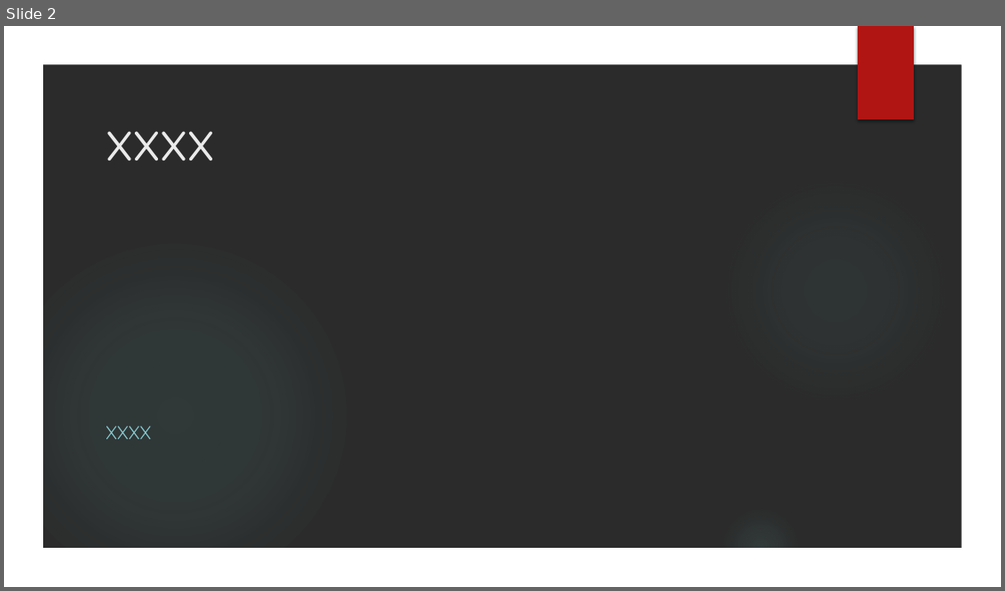
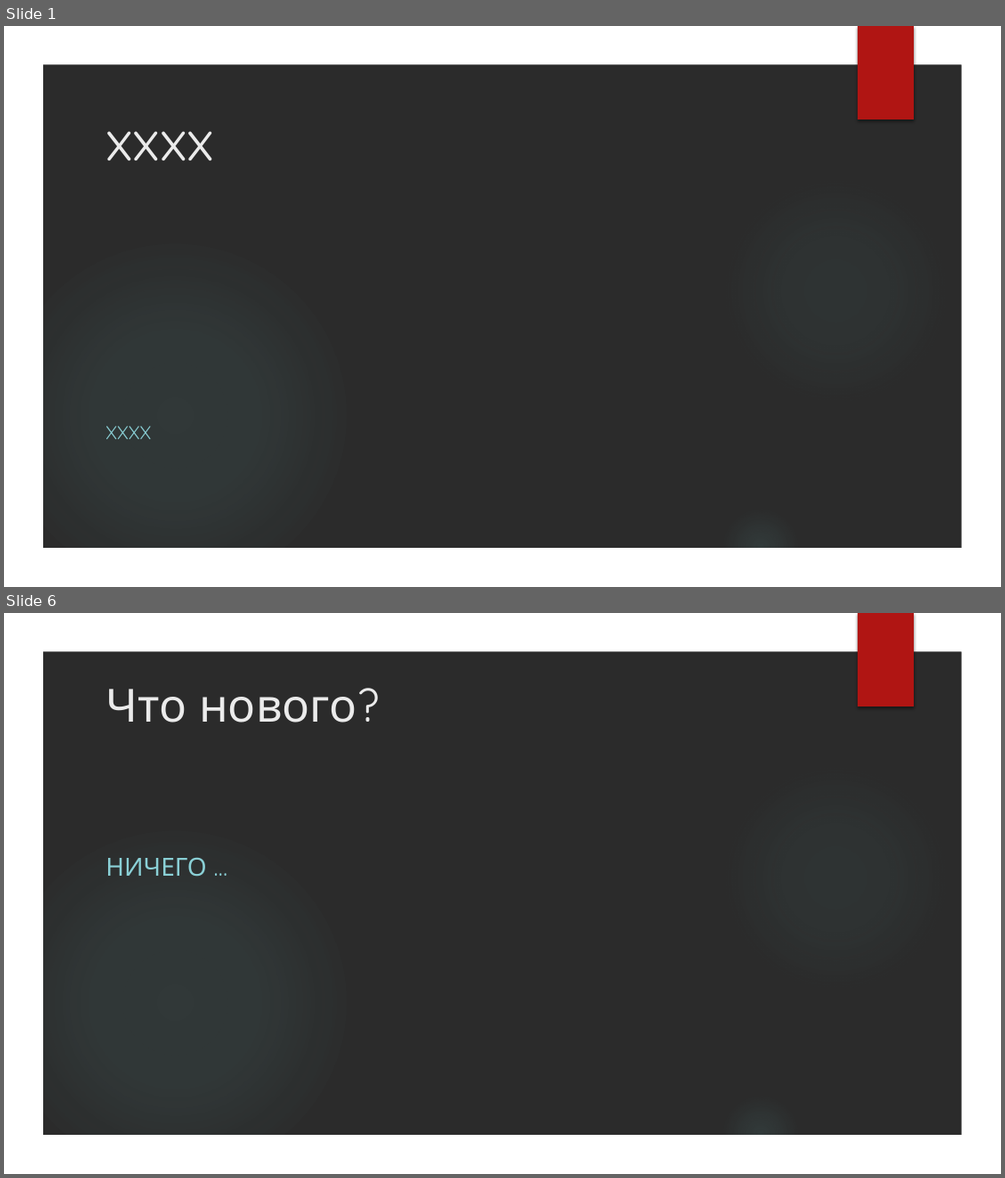
Before and after one commit to VladimirMakarevich/presentations, a slide deck: reactiveX/reactiveX.pptx. Shown one above the other, each under a label of ours: slide 2 before the commit, slides 1 and 6 after it; the slides between them are not shown. The pictures are 1005x591 and 1005x1178 pixels, drawn with LibreOffice and Linux fonts; fonts in the diff are those of the drawing; background and template pictures are left out; a plain dark background stands for a picture behind light text. Boxes give left, top, right and bottom in pixels: in the first picture for what was removed or moved away, otherwise in the second. Text is boxed around its words. In the diff, an @@ line names an element or a change of style, - is before the commit and + after.

```diff
--- a/reactiveX/reactiveX.pptx
+++ b/reactiveX/reactiveX.pptx
@@ slide 6 added at [4,613,1001,1174], background picture (left out); not listed: 5 template elements that a slide beside it also shows @@
@@ title added at [105,689,356,722], 44 pt, text #EBEBEB @@
+Что нового?
@@ subtitle added at [105,857,206,876], 24 pt, text #8AD0D6 @@
+НИЧЕГО …
@@ what was slide 2 is now slide 1 @@
```
Also in this commit, not shown: 21 other slides added, 23 slides removed, 2 other files.
